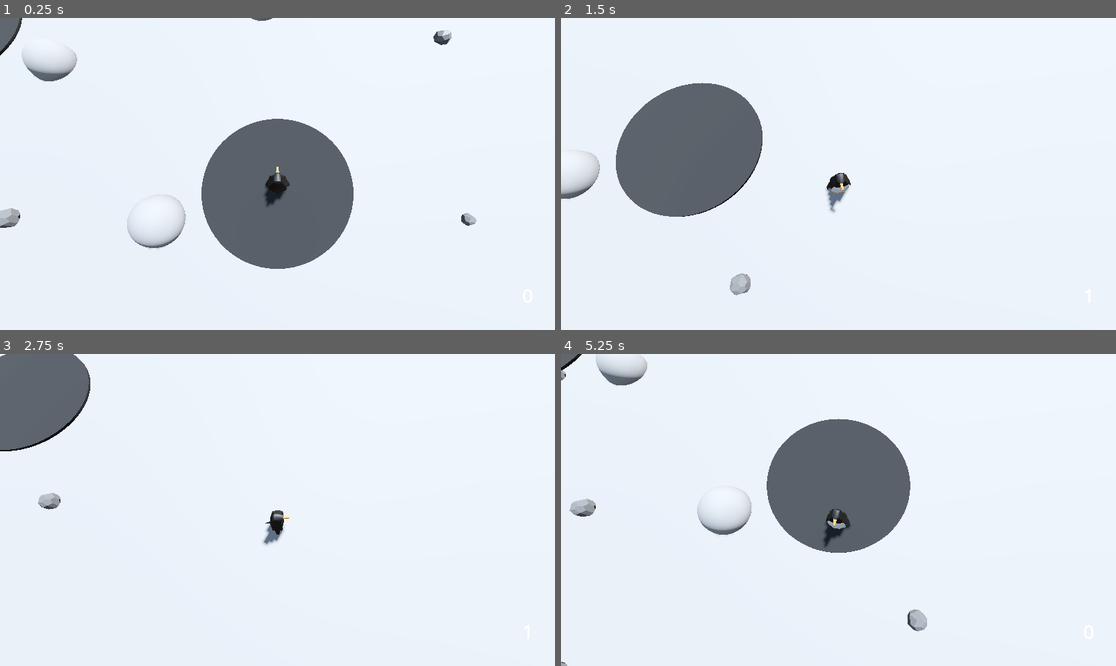
Above: before the commit, frames 1-4 (two rows, left to right).
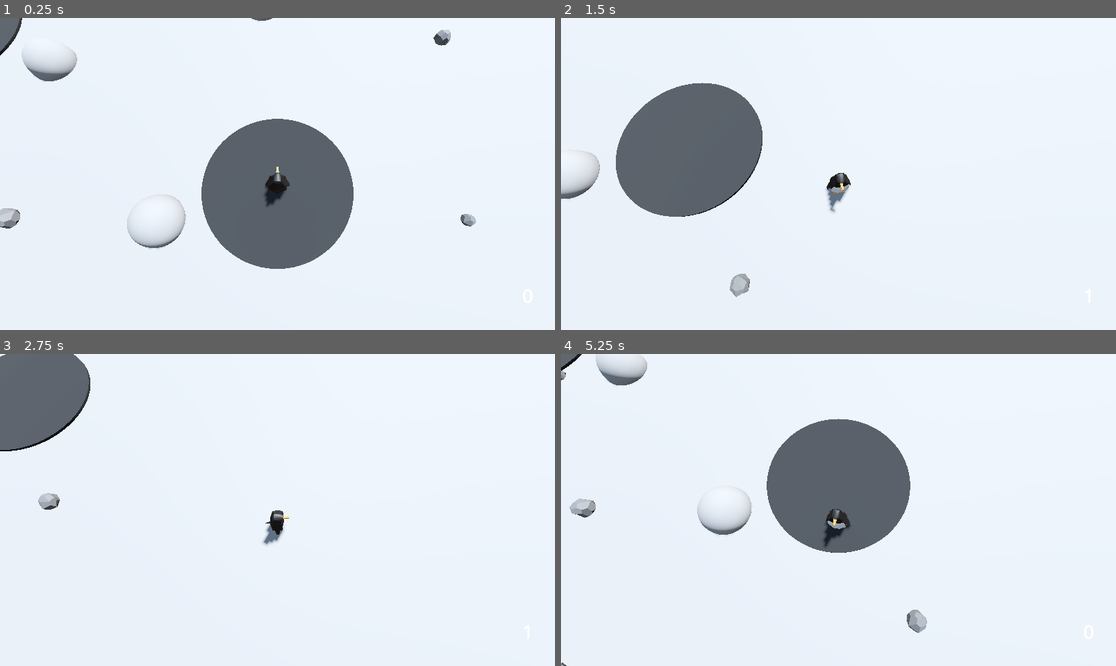
Above: after the commit, the same moments.

Repository: Edtg/Ludum-Dare-55
Game: Godot game, scene res://scenes/main.tscn
Same seed, same stepped clock (60 frames per second), same inputs: the game is played once before the commit and once after it.
Inputs:
- Up to frame 1 (0.25 s): no input
- Up to frame 2 (1.5 s): tap Enter at 0.5 s; hold D (move_right) 0.53-1.28 s; tap Space (slide) at 0.6, 1.35 s; hold S (move_back) from 1.28 s (still down)
- Up to frame 3 (2.75 s): release S (move_back) at 2.03 s; hold D (move_right) from 2.03 s (still down); tap Space (slide) at 2.1 s
- Up to frame 4 (5.25 s): release D (move_right) at 2.78 s; hold W (move_forward) 2.78-3.53 s; tap Space (slide) every 0.75 s from 2.85 to 5.1 s; hold A (move_left) 3.53-5.03 s; hold S (move_back) from 5.03 s (still down)

The runs differ from the first frame. In frame 1, 0.2% of the frame differs, in the area x 0-86%, y 3-68%; in frame 2, less than 0.1%; in frame 3, less than 0.1%; in frame 4, 0.2%.

Commit message:
Added random rotation for rocks

Diff:
--- a/scenes/objects/rock_pickup.gd
+++ b/scenes/objects/rock_pickup.gd
@@ -9,6 +9,7 @@
 func _ready():
 	var rock_scale = randf_range(random_scale_min, random_scale_max)
 	rock_mesh.scale = Vector3(rock_scale, rock_scale, rock_scale)
+	rock_mesh.rotation.y = randf_range(0, 360)
 
 
 func _on_proiximity_detector_body_entered(body):
